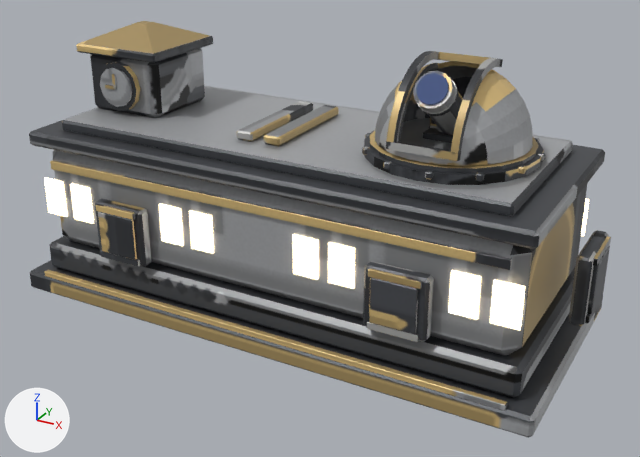
Renders of the FBX model SpaceStation/Assets/_Project/Art/Models/Modules/SM_School.fbx from each side of a commit.
Before and after are seen from a 50 mm lens placed at (0.881, -2.431, 1.062), pointed at (-0.432, -0.042, -0.133). Lighting does not change. The marker at lower left points along +X, +Y and +Z. The older version comes first. Where no turn or scale is listed for an object, it has been applied to the vertices.

Objects in the first picture: 'SMN_School', 'SchoolWindows', 'TelescopeLens'.
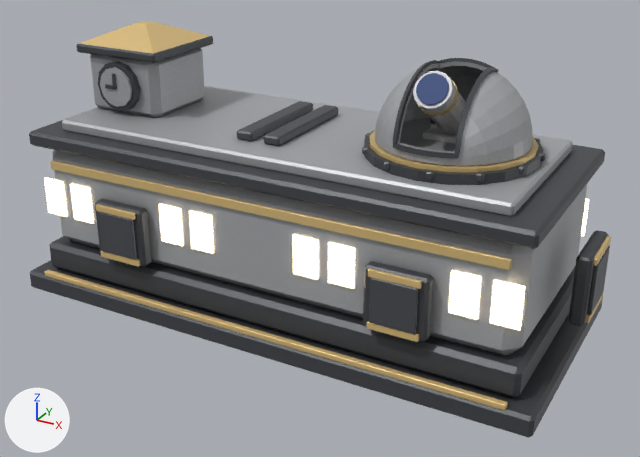
Changed parts and their boxes [x1, y1, x2, y2] in the pictures (640 x 457 px; the box of a moved part takes in the faces that stretch with it):
part 1 of me_smn_school_011, moved or reshaped
    before: [386, 51, 503, 161]
    after: [393, 58, 498, 158]
part 2 of me_smn_school_011, surface changed
    both: [30, 21, 611, 436]

The change, as a diff of the scene's bpy script:
```diff
--- a/SpaceStation/Assets/_Project/Art/Models/Modules/SM_School.fbx.py
+++ b/SpaceStation/Assets/_Project/Art/Models/Modules/SM_School.fbx.py
@@ me_smn_school_011 @@
 # used by ob_smn_school; location = (0.0, 0.0, 0.0)
-me_smn_school_011.from_pydata(...)  # 2352 vertices, 3068 faces; spans x -1.48..0.48, y -0.42..0.42, z -0.44..0.49
+me_smn_school_011.from_pydata(...)  # 2440 vertices, 3164 faces; spans x -1.48..0.48, y -0.42..0.42, z -0.44..0.48
+# me_smn_school_011 part 1: 2 vertices moved within x -0.09..0.09, y -0.19, z 0.36; 196 vertices removed from x -0.11..0.11, y -0.25..0.09, z 0.26..0.49; 284 vertices added at x -0.1..0.1, y -0.24..0.09, z 0.26..0.47
+# me_smn_school_011 part 2: 2604 kept faces spanning x -1.48..0.48, y -0.42..0.42, z -0.44..0.48 get new texture (UV) coordinates
 me_smn_school_011.materials.append(mat_tex_school)
```
